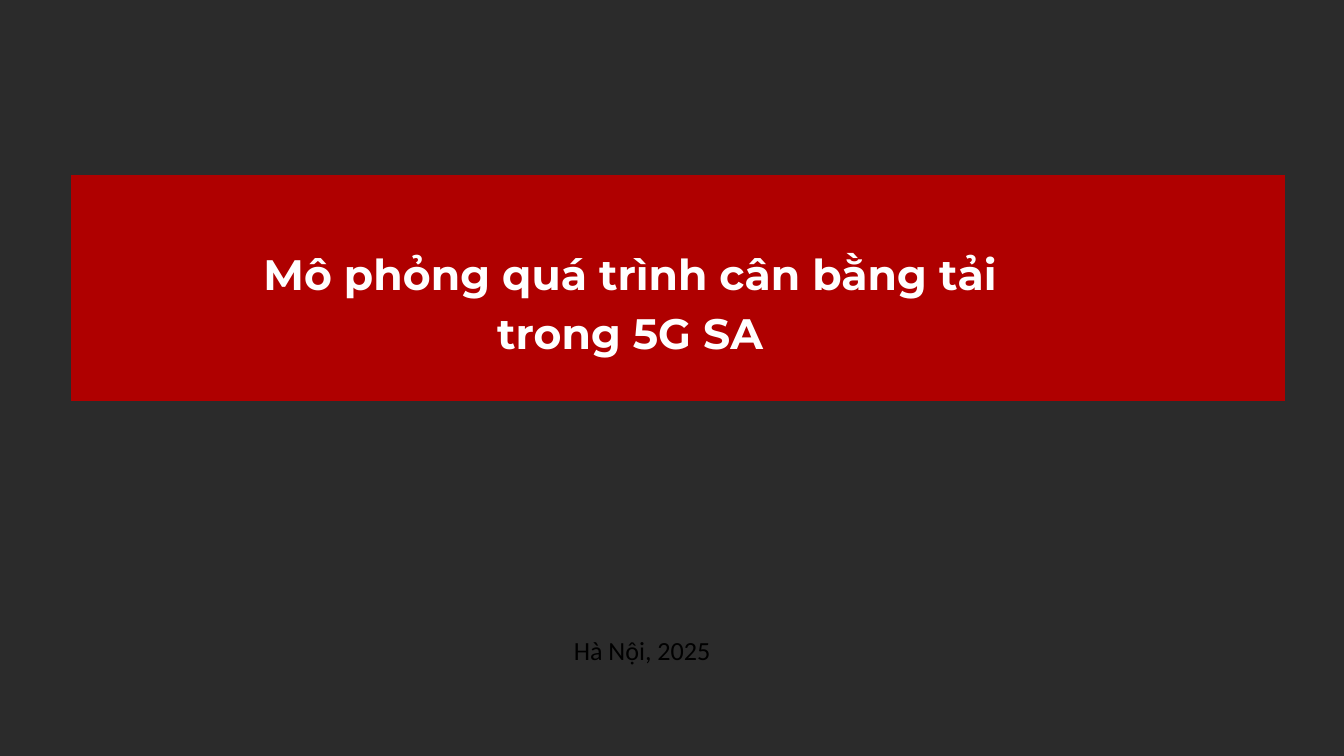
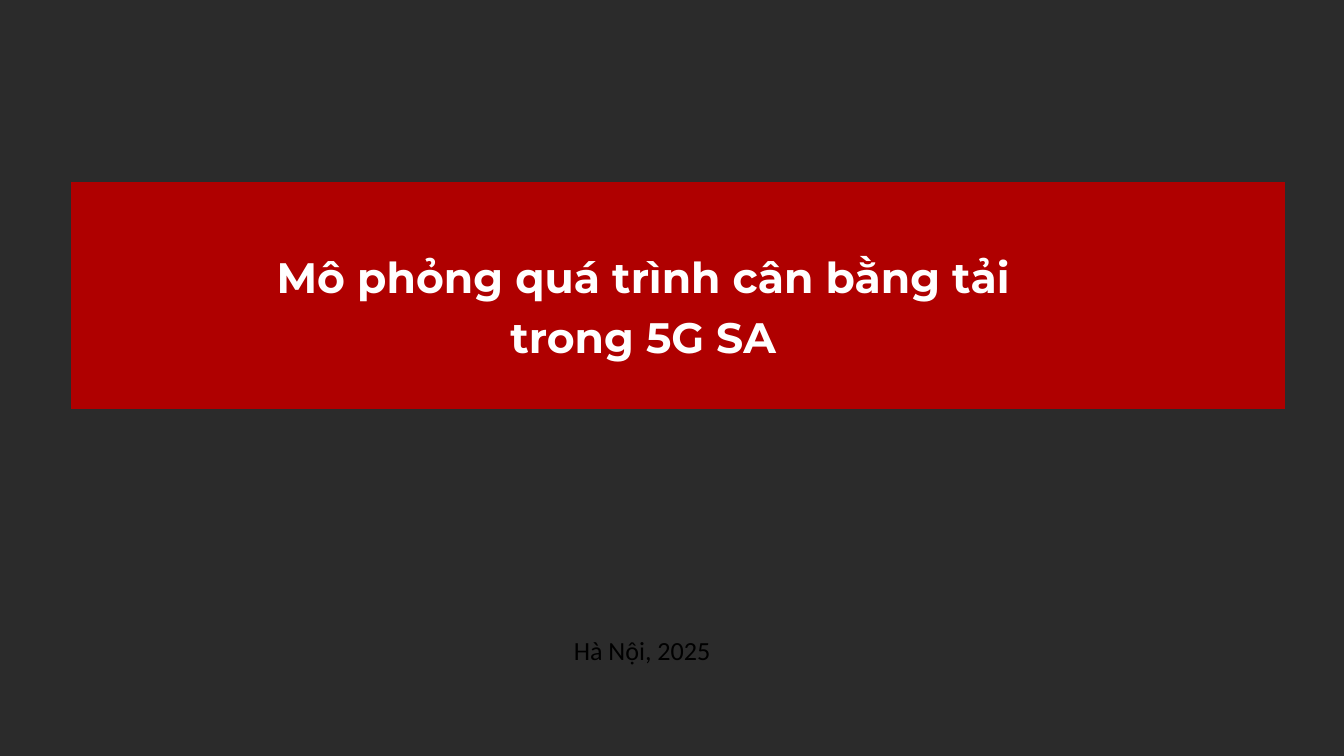
Before and after one commit to duwphoog2708/Project_VHT_2025, a slide deck: slide 1 of báo cáo Project VHT 2025.pptx. Drawn at 1344x756 pixels with LibreOffice and Linux fonts; fonts in the diff are those of the drawing; background and template pictures are left out; a plain dark background stands for a picture behind light text. Boxes give left, top, right and bottom in pixels: in the first picture for what was removed or moved away, otherwise in the second. Text is boxed around its words. In the diff, an @@ line names an element or a change of style, - is before the commit and + after.

```diff
--- a/báo cáo Project VHT 2025.pptx
+++ b/báo cáo Project VHT 2025.pptx
@@ freeform shape: place and size @@
-freeform shape at (71, 175, 1285, 402)
+freeform shape at (71, 182, 1285, 409)
@@ text "Mô phỏng quá trình cân ...": place and size @@
-text "Mô phỏng quá trình cân ..." at (263, 253, 997, 358)
+text "Mô phỏng quá trình cân ..." at (277, 256, 1010, 362)
```
